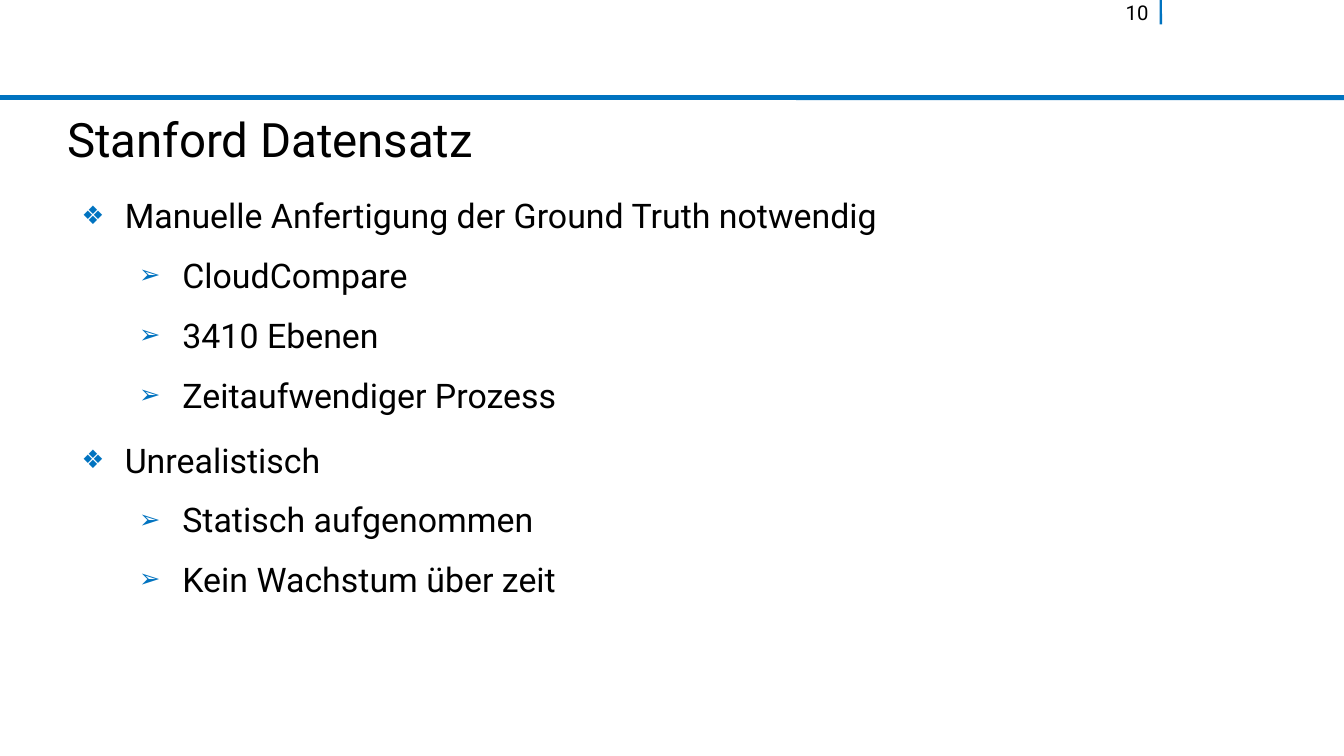
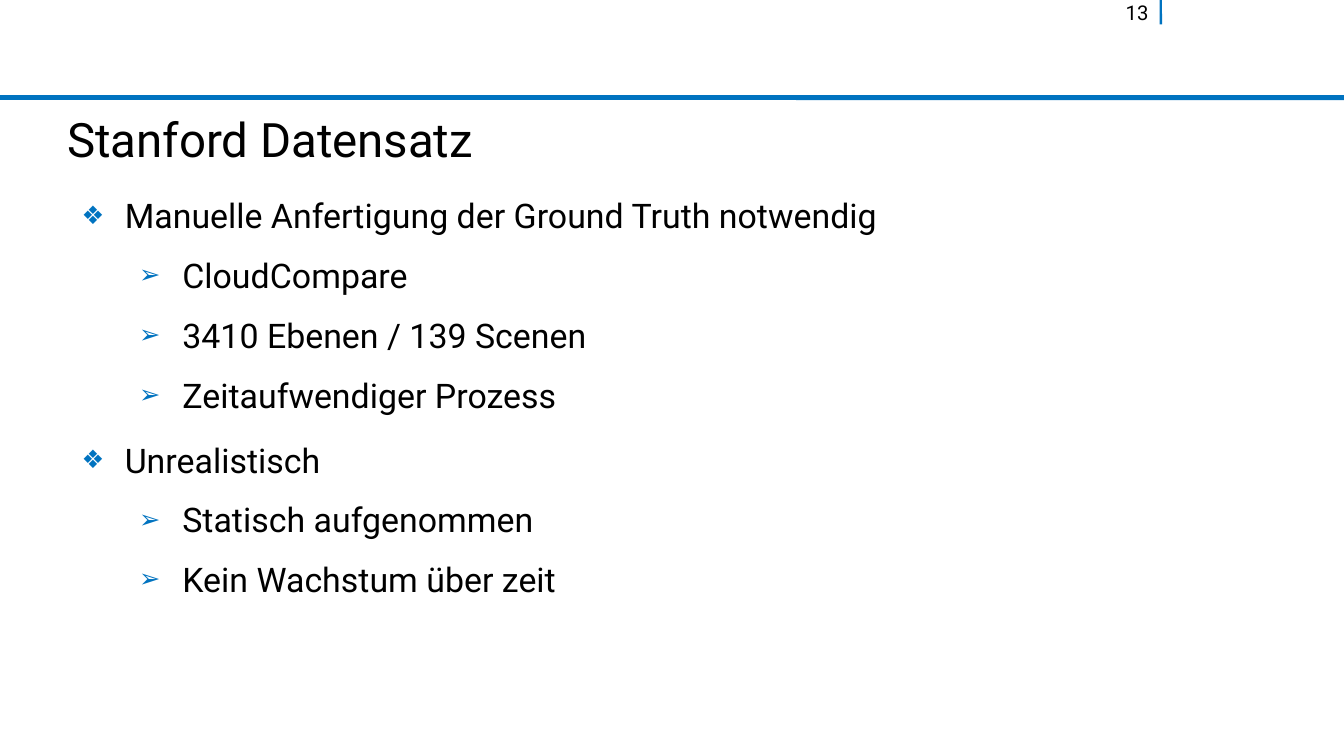
Before and after one commit to rocketman123456/Comparison-of-Real-Time-Plane-Detection-Algorithms, a slide deck: slide 13 of fin-prasentationsvorlage-libreoffice.odp (slide 10 before the commit). Drawn at 1344x756 pixels with LibreOffice and Linux fonts; fonts in the diff are those of the drawing; background and template pictures are left out. Boxes give left, top, right and bottom in pixels: in the first picture for what was removed or moved away, otherwise in the second. Text is boxed around its words. In the diff, an @@ line names an element or a change of style, - is before the commit and + after.

```diff
--- a/fin-prasentationsvorlage-libreoffice.odp
+++ b/fin-prasentationsvorlage-libreoffice.odp
@@ page number at (x1=1126, y1=5, x2=1149, y2=21): text changed @@
-10
+13
@@ text at (x1=182, y1=322, x2=586, y2=349): text changed @@
-  ➢ 3410 Ebenen
+  ➢ 3410 Ebenen / 139 Scenen
```
Also in this commit, not shown: 11 other slides changed, 5 slides added, 1 slide removed.
